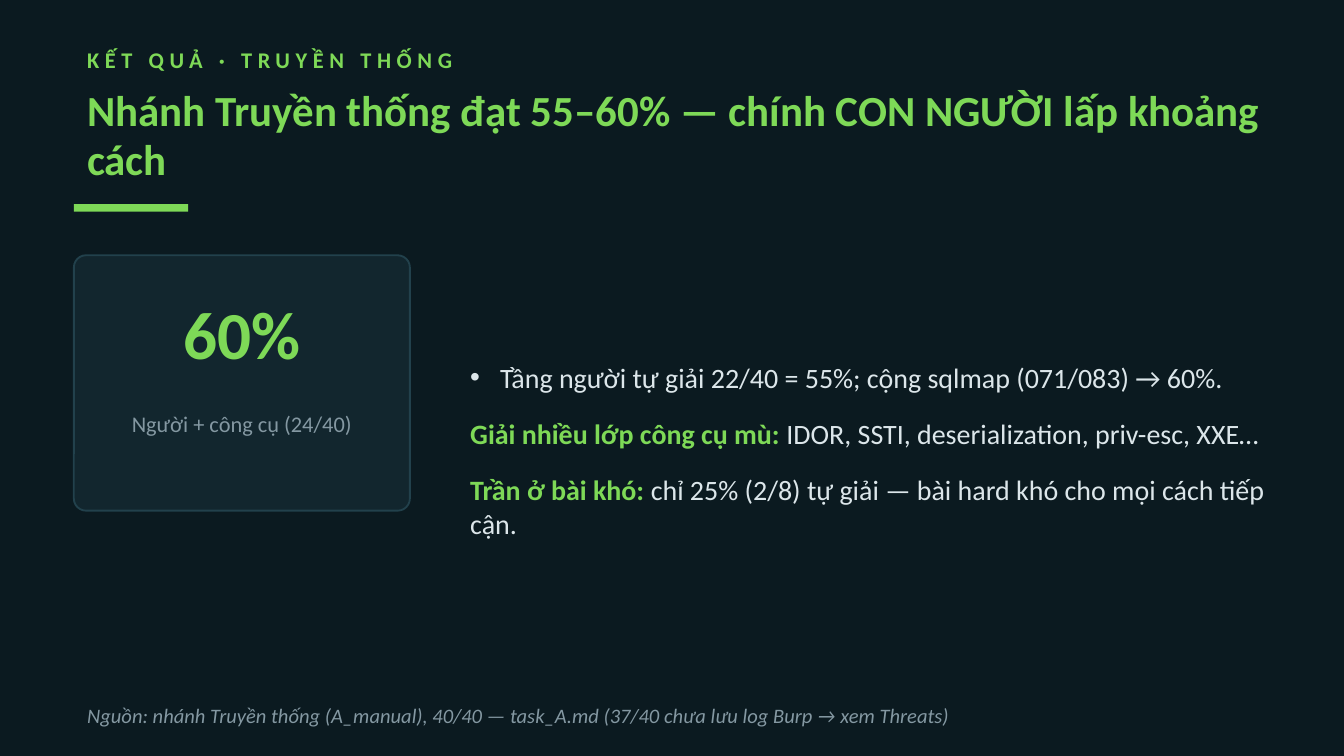
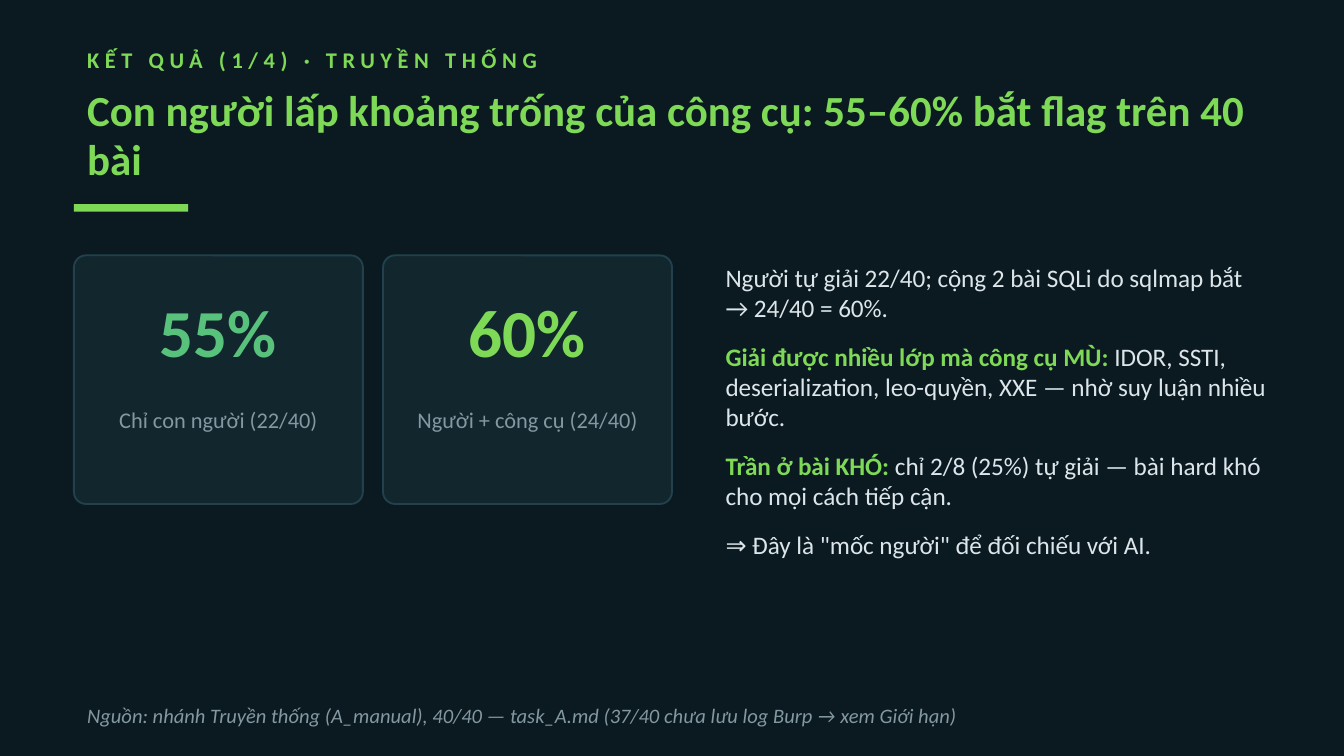
Before and after one commit to VuNguyenBinh/KLTN-FA26, a slide deck: slide 10 of Slide/KTLN_slide.pptx (slide 8 before the commit). Drawn at 1344x756 pixels with LibreOffice and Linux fonts; fonts in the diff are those of the drawing. Boxes give left, top, right and bottom in pixels: in the first picture for what was removed or moved away, otherwise in the second. Text is boxed around its words. In the diff, an @@ line names an element or a change of style, - is before the commit and + after.

```diff
--- a/Slide/KTLN_slide.pptx
+++ b/Slide/KTLN_slide.pptx
@@ text at bbox=[87, 49, 537, 71]: text changed @@
-KẾT QUẢ · TRUYỀN THỐNG
+KẾT QUẢ (1/4) · TRUYỀN THỐNG
@@ text at bbox=[87, 91, 1243, 176]: text changed @@
-Nhánh Truyền thống đạt 55–60% — chính CON NGƯỜI lấp khoảng cách
+Con người lấp khoảng trống của công cụ: 55–60% bắt flag trên 40 bài
@@ rounded rectangle: place and size @@
-rounded rectangle at bbox=[74, 255, 410, 511]
+rounded rectangle at bbox=[74, 255, 363, 504]
@@ rounded rectangle at bbox=[74, 255, 363, 504]: proportions changed @@
@@ text "60%": place and size @@
-text "60%" at bbox=[183, 312, 300, 360]
+text "60%" at bbox=[469, 310, 586, 358]
@@ rounded rectangle added at bbox=[383, 255, 672, 504], fill #12262E, outline #22414C 1 pt @@
@@ text "Người tự giải 22/40; cộng ..." at bbox=[726, 267, 1266, 559]: vertical alignment middle to top @@
@@ text at bbox=[726, 267, 1266, 559]: text changed; size 15 to 13.5 pt @@
-• Tầng người tự giải 22/40 = 55%; cộng sqlmap (071/083) → 60%.
-Giải nhiều lớp công cụ mù: IDOR, SSTI, deserialization, priv-esc, XXE…
-Trần ở bài khó: chỉ 25% (2/8) tự giải — bài hard khó cho mọi cách tiếp cận.
+Người tự giải 22/40; cộng 2 bài SQLi do sqlmap bắt → 24/40 = 60%.
+Giải được nhiều lớp mà công cụ MÙ: IDOR, SSTI, deserialization, leo-quyền, XXE — nhờ suy luận nhiều bước.
+Trần ở bài KHÓ: chỉ 2/8 (25%) tự giải — bài hard khó cho mọi cách tiếp cận.
+⇒ Đây là "mốc người" để đối chiếu với AI.
@@ text added at bbox=[160, 310, 277, 358], 36 pt, text #58C27D, bold @@
+55%
@@ text at bbox=[119, 412, 318, 432]: text changed @@
-Người + công cụ (24/40)
+Chỉ con người (22/40)
@@ text added at bbox=[417, 412, 638, 432], 12 pt, text #8498A2 @@
+Người + công cụ (24/40)
@@ text at bbox=[87, 707, 956, 727]: text changed @@
-Nguồn: nhánh Truyền thống (A_manual), 40/40 — task_A.md (37/40 chưa lưu log Burp → xem Threats)
+Nguồn: nhánh Truyền thống (A_manual), 40/40 — task_A.md (37/40 chưa lưu log Burp → xem Giới hạn)
```
Also in this commit, not shown: 5 other slides changed, 5 slides added, 3 slides removed, 4 other files.
